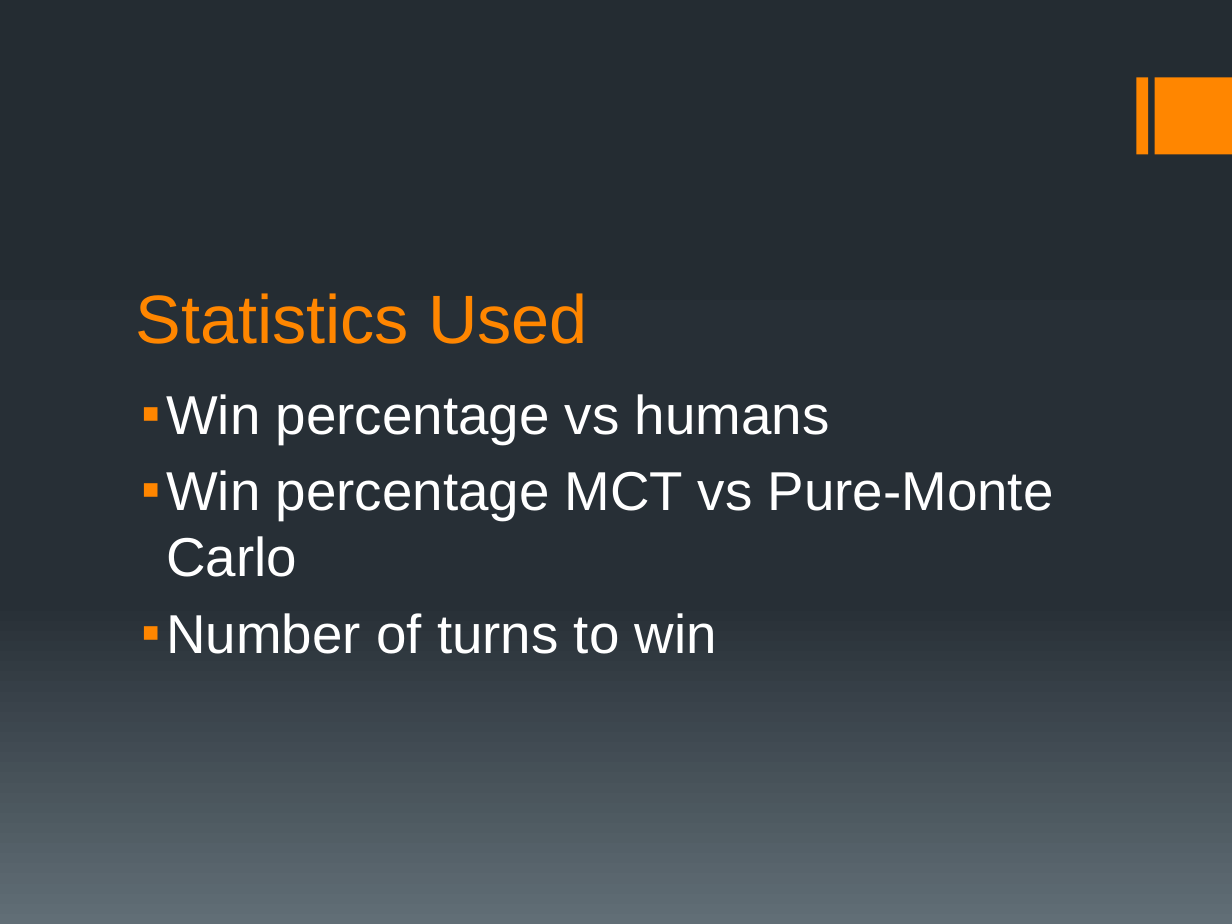
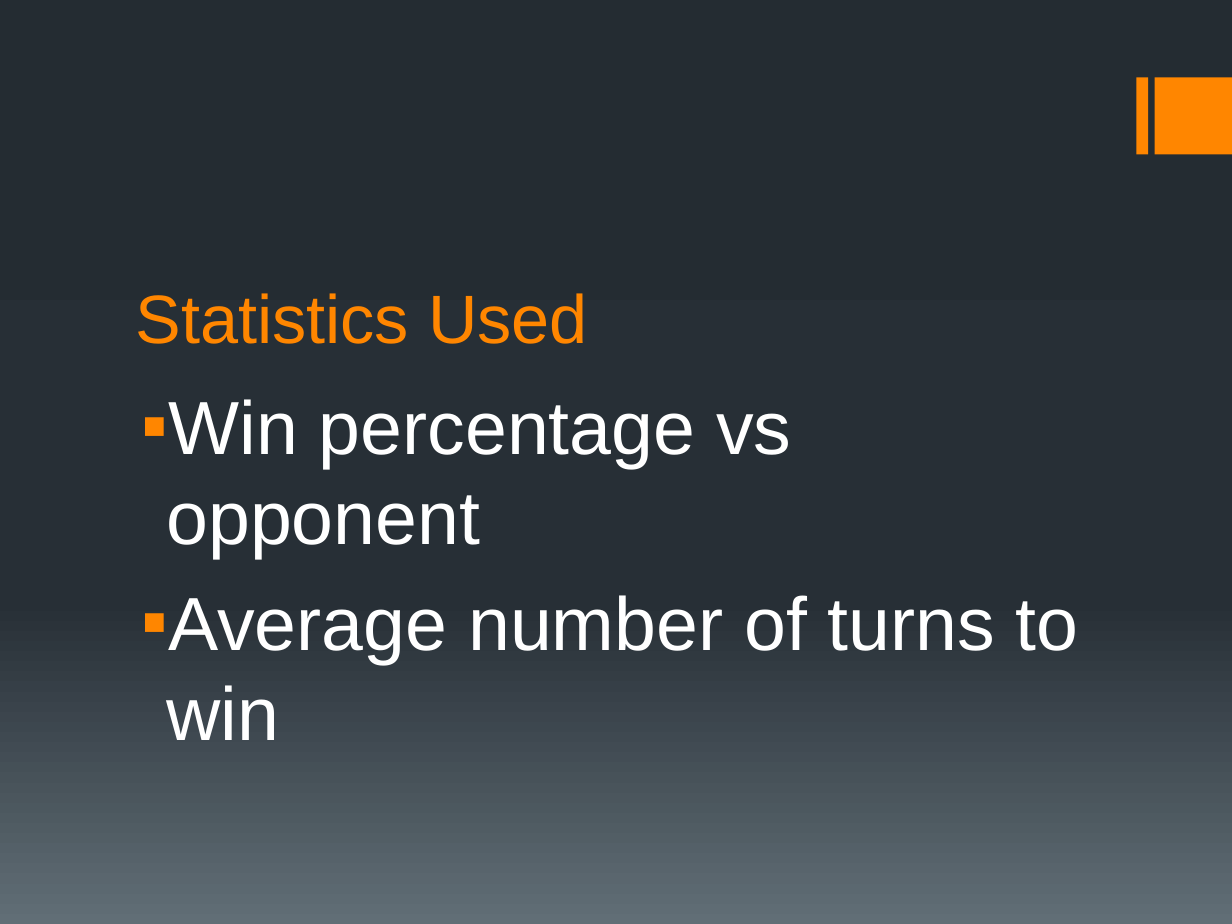
Before and after one commit to lsd53/AI_Practicum, a slide deck: slide 7 of project_ppt_lsd53_jdr289.pptx. Drawn at 1232x924 pixels with LibreOffice and Linux fonts; fonts in the diff are those of the drawing. Boxes give left, top, right and bottom in pixels: in the first picture for what was removed or moved away, otherwise in the second. Text is boxed around its words. In the diff, an @@ line names an element or a change of style, - is before the commit and + after.

```diff
--- a/project_ppt_lsd53_jdr289.pptx
+++ b/project_ppt_lsd53_jdr289.pptx
@@ text at [142,399,1079,740]: text changed; size 32 to 44 pt @@
-▪ Win percentage vs humans
-▪ Win percentage MCT vs Pure-Monte Carlo
-▪ Number of turns to win
+▪ Win percentage vs opponent
+▪ Average number of turns to win
```
Also in this commit, not shown: 1 other slide changed, 1 slide added.
